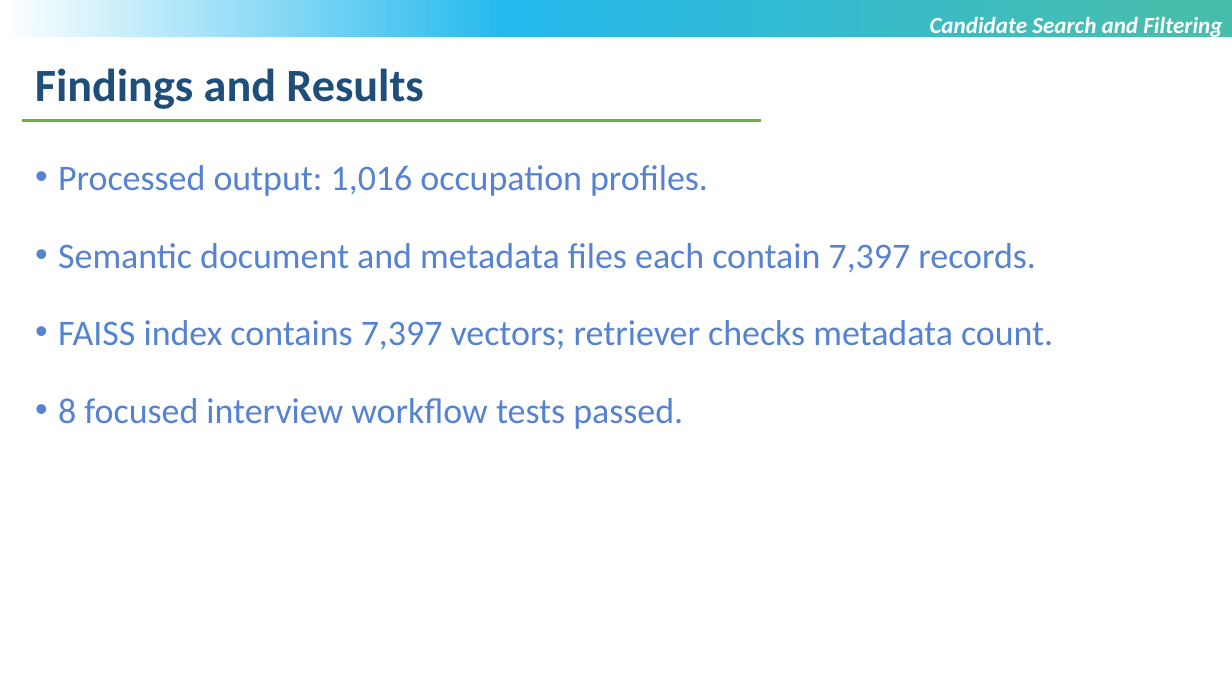
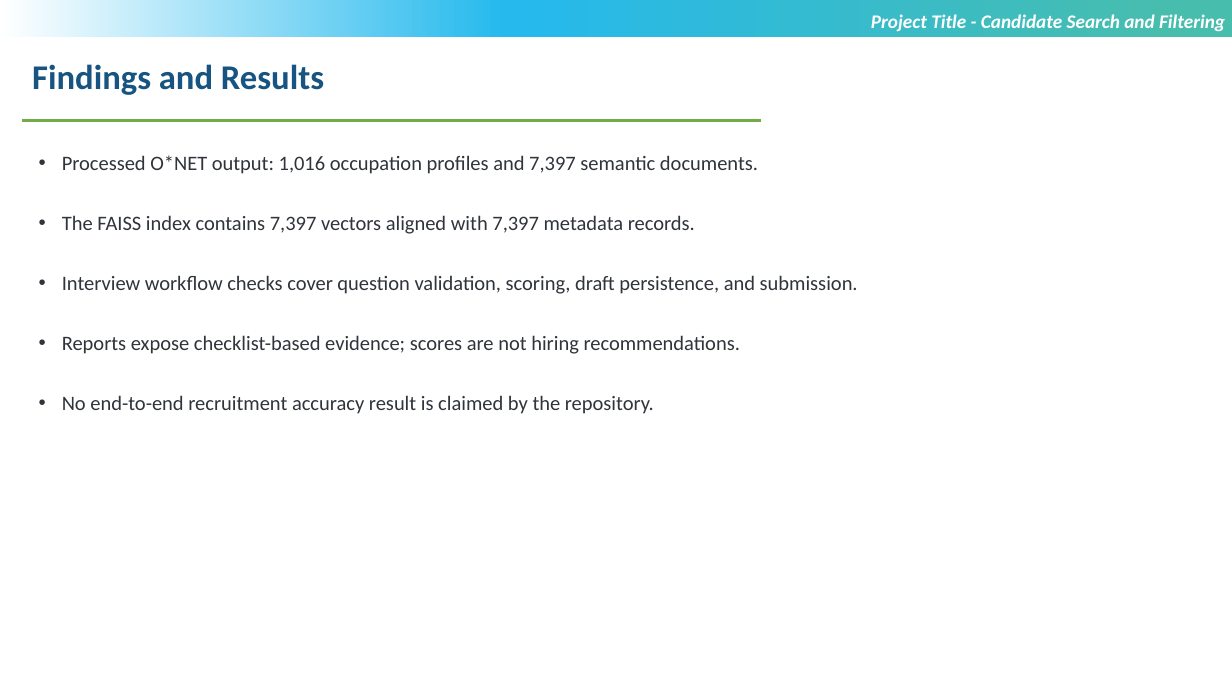
Before and after one commit to sammangigopichand/Candidate-Search-and-Filtering-using-Agentic-AI, a slide deck: slide 8 of Sammangi Gopi Chand_T9929_Review 3.pptx. Drawn at 1232x693 pixels with LibreOffice and Linux fonts; fonts in the diff are those of the drawing; background and template pictures are left out. Boxes give left, top, right and bottom in pixels: in the first picture for what was removed or moved away, otherwise in the second. Text is boxed around its words. In the diff, an @@ line names an element or a change of style, - is before the commit and + after.

```diff
--- a/Sammangi Gopi Chand_T9929_Review 3.pptx
+++ b/Sammangi Gopi Chand_T9929_Review 3.pptx
@@ text at box(871, 14, 1225, 32): text changed; size 18 to 15 pt @@
-Candidate Search and Filtering
+Project Title - Candidate Search and Filtering
@@ text "Findings and Results" at box(32, 64, 324, 95): size 36 to 27 pt, text colour #1F4E79 to #175481 @@
@@ text at box(62, 155, 858, 414): text changed; size 28 to 16 pt; text colour #5583D1 to #30343B @@
-• Processed output: 1,016 occupation profiles.
-• Semantic document and metadata files each contain 7,397 records.
-• FAISS index contains 7,397 vectors; retriever checks metadata count.
-• 8 focused interview workflow tests passed.
+• Processed O*NET output: 1,016 occupation profiles and 7,397 semantic documents.
+• The FAISS index contains 7,397 vectors aligned with 7,397 metadata records.
+• Interview workflow checks cover question validation, scoring, draft persistence, and submission.
+• Reports expose checklist-based evidence; scores are not hiring recommendations.
+• No end-to-end recruitment accuracy result is claimed by the repository.
```
Also in this commit, not shown: 9 other slides changed, 10 slides added, 1 slide removed, 2 other files.
